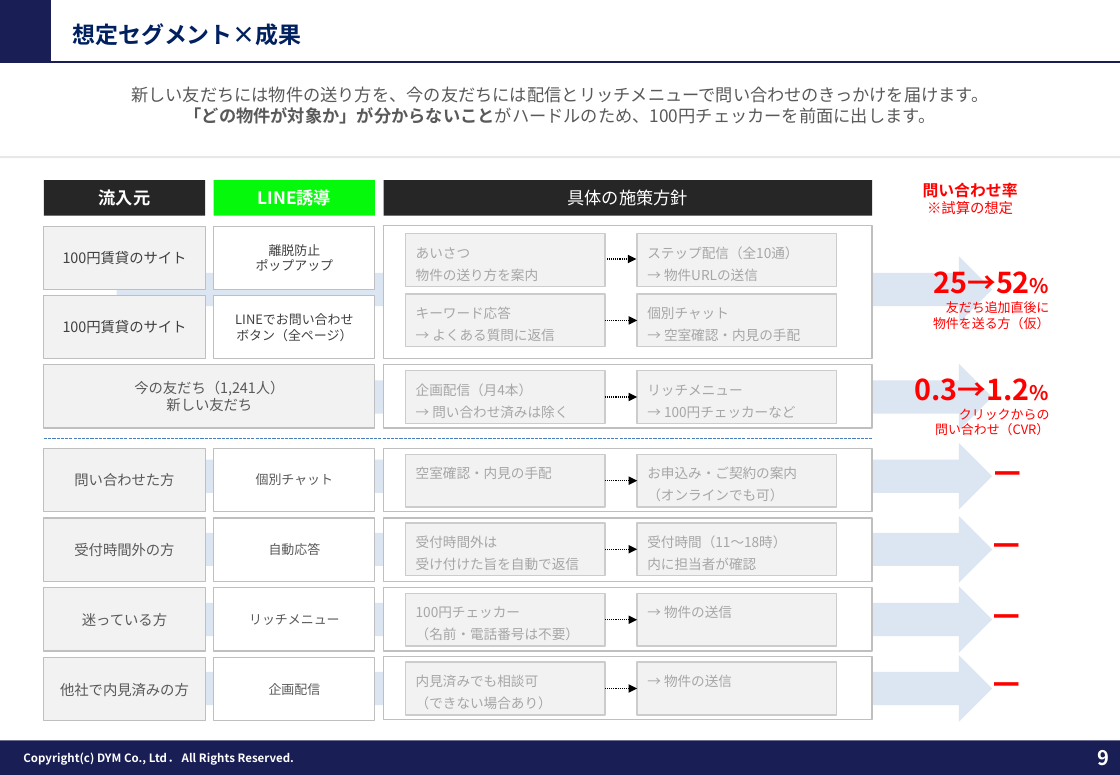
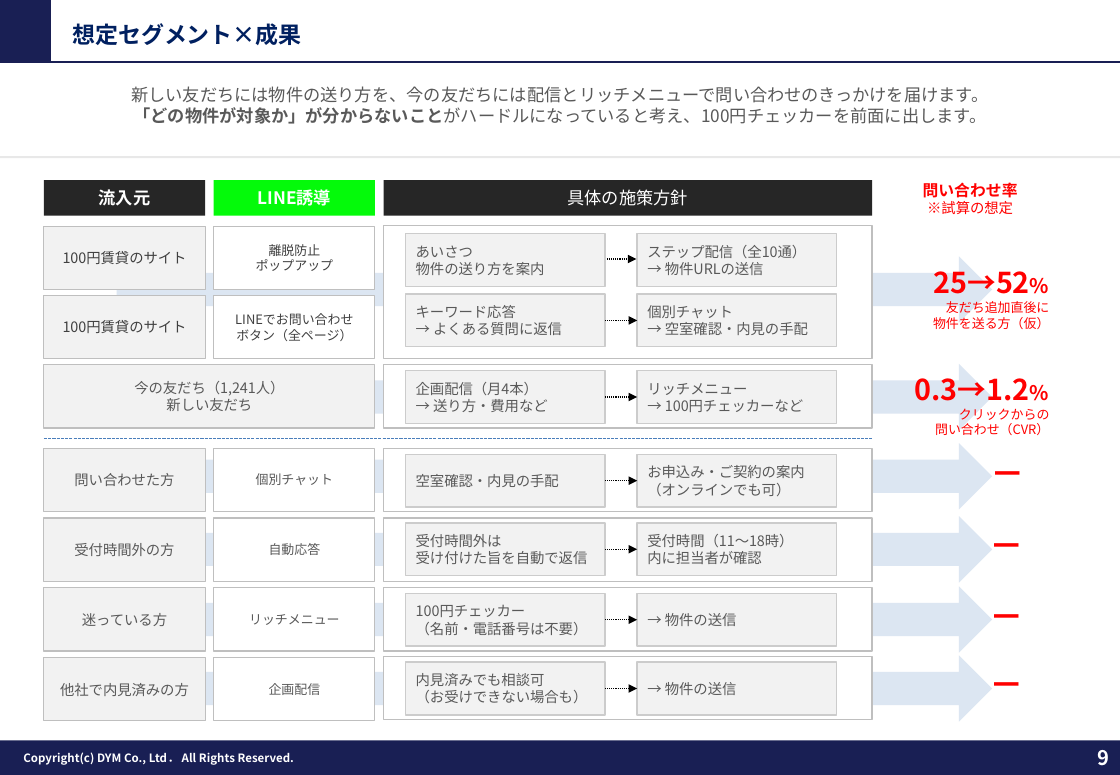
Before and after one commit to tonomura-r-dev/folder, a slide deck: slide 9 of 202609_株式会社あらうち御中_LINE公式アカウント運用のご提案_S1-17修正.pptx. Drawn at 1120x775 pixels with LibreOffice and Linux fonts; fonts in the diff are those of the drawing; background and template pictures are left out. Boxes give left, top, right and bottom in pixels: in the first picture for what was removed or moved away, otherwise in the second. Text is boxed around its words. In the diff, an @@ line names an element or a change of style, - is before the commit and + after.

```diff
--- a/202609_株式会社あらうち御中_LINE公式アカウント運用のご提案_S1-17修正.pptx
+++ b/202609_株式会社あらうち御中_LINE公式アカウント運用のご提案_S1-17修正.pptx
@@ text at (x1=133, y1=107, x2=986, y2=124): text changed @@
-「どの物件が対象か」が分からないことがハードルのため、100円チェッカーを前面に出します。
+「どの物件が対象か」が分からないことがハードルになっていると考え、100円チェッカーを前面に出します。
@@ rectangle "企画配信（月4本）" at (x1=405, y1=371, x2=605, y2=424): vertical alignment top to middle @@
@@ text in rectangle at (x1=416, y1=382, x2=538, y2=395): size 9.5 to 10 pt, text colour #A6A6A6 to #595959 in "企画配信（月4本）"; line spacing 1.35 to 1 @@
@@ text in rectangle at (x1=433, y1=399, x2=548, y2=412): text changed; size 9.5 to 10 pt; text colour #A6A6A6 to #595959 @@
-→ 問い合わせ済みは除く
+→ 送り方・費用など
@@ rectangle "内見済みでも相談可" at (x1=405, y1=663, x2=605, y2=716): vertical alignment top to middle @@
@@ text in rectangle at (x1=416, y1=673, x2=545, y2=686): size 9.5 to 10 pt, text colour #A6A6A6 to #595959 in "内見済みでも相談可"; line spacing 1.35 to 1 @@
@@ size 9.5 to 10 pt, text colour #A6A6A6 to #595959; line spacing 1.35 to 1; vertical alignment top to middle in 12 elements at (x1=405, y1=234, x2=605, y2=286), (x1=637, y1=234, x2=837, y2=286), (x1=405, y1=295, x2=605, y2=347), (x1=637, y1=295, x2=837, y2=347), (x1=637, y1=371, x2=837, y2=424), (x1=405, y1=455, x2=605, y2=508), (x1=637, y1=455, x2=837, y2=508), (x1=405, y1=523, x2=605, y2=576), (x1=637, y1=523, x2=837, y2=576), (x1=405, y1=594, x2=605, y2=646), (x1=637, y1=594, x2=837, y2=646), (x1=637, y1=663, x2=837, y2=716) @@
@@ text in rectangle at (x1=416, y1=690, x2=588, y2=703): text changed; size 9.5 to 10 pt; text colour #A6A6A6 to #595959 @@
-（できない場合あり）
+（お受けできない場合も）
```
Also in this commit, not shown: 10 other slides changed, 2 other files.
